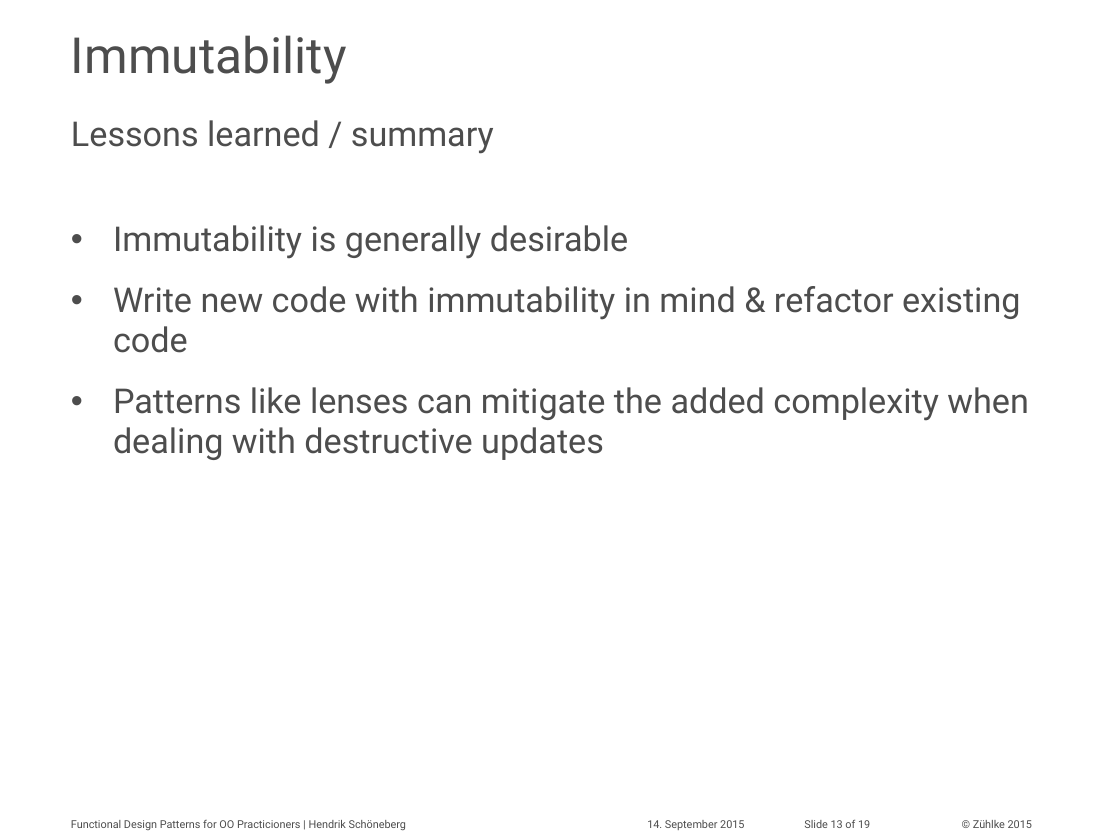
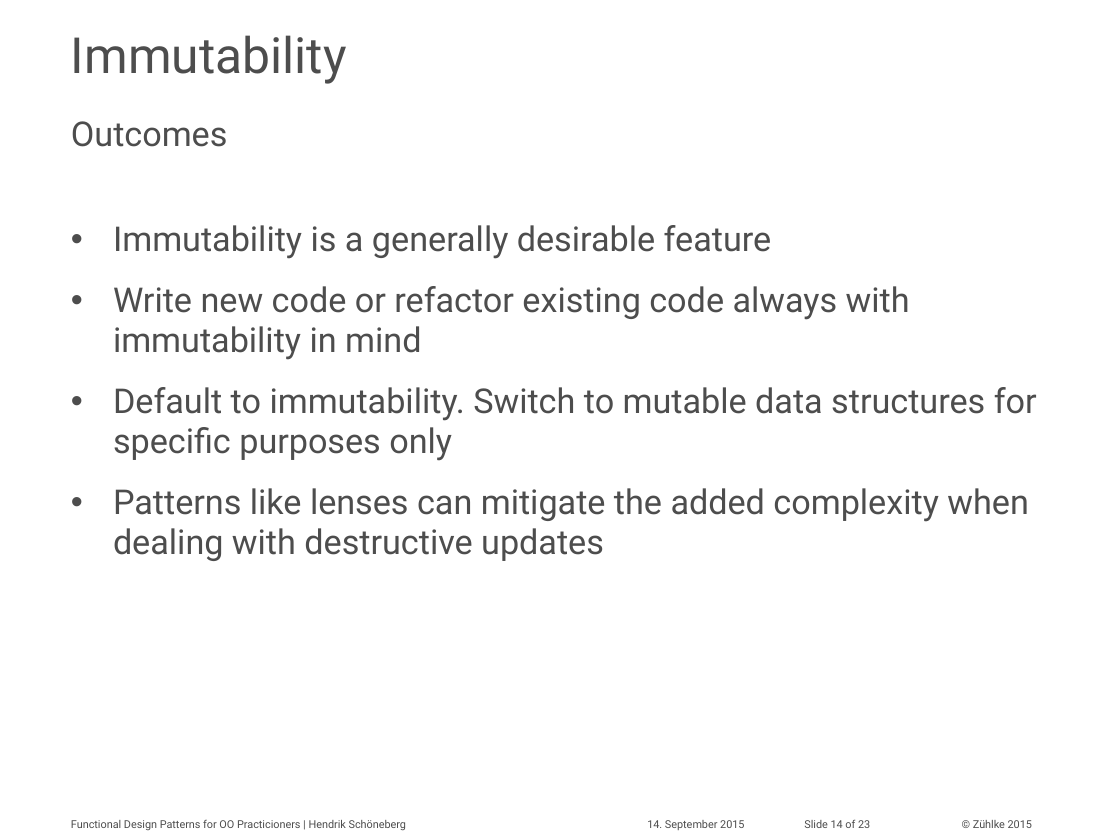
Before and after one commit to aax/zdays-fp-patterns, a slide deck: slide 14 of hesc_slides.pptx (slide 13 before the commit). Drawn at 1120x840 pixels with LibreOffice and Linux fonts; fonts in the diff are those of the drawing; background and template pictures are left out. Boxes give left, top, right and bottom in pixels: in the first picture for what was removed or moved away, otherwise in the second. Text is boxed around its words. In the diff, an @@ line names an element or a change of style, - is before the commit and + after.

```diff
--- a/hesc_slides.pptx
+++ b/hesc_slides.pptx
@@ text at [71, 121, 228, 147]: text changed @@
-Lessons learned / summary
+Outcomes
@@ text at [113, 225, 1037, 461]: text changed @@
-• Immutability is generally desirable
-• Write new code with immutability in mind & refactor existing code
+• Immutability is a generally desirable feature
+• Write new code or refactor existing code always with immutability in mind
+• Default to immutability. Switch to mutable data structures for specific purposes only
@@ text at [804, 819, 870, 828]: text changed @@
-Slide 13 of 19
+Slide 14 of 23
```
Also in this commit, not shown: 8 other slides changed, 4 slides added, 2 other files.
